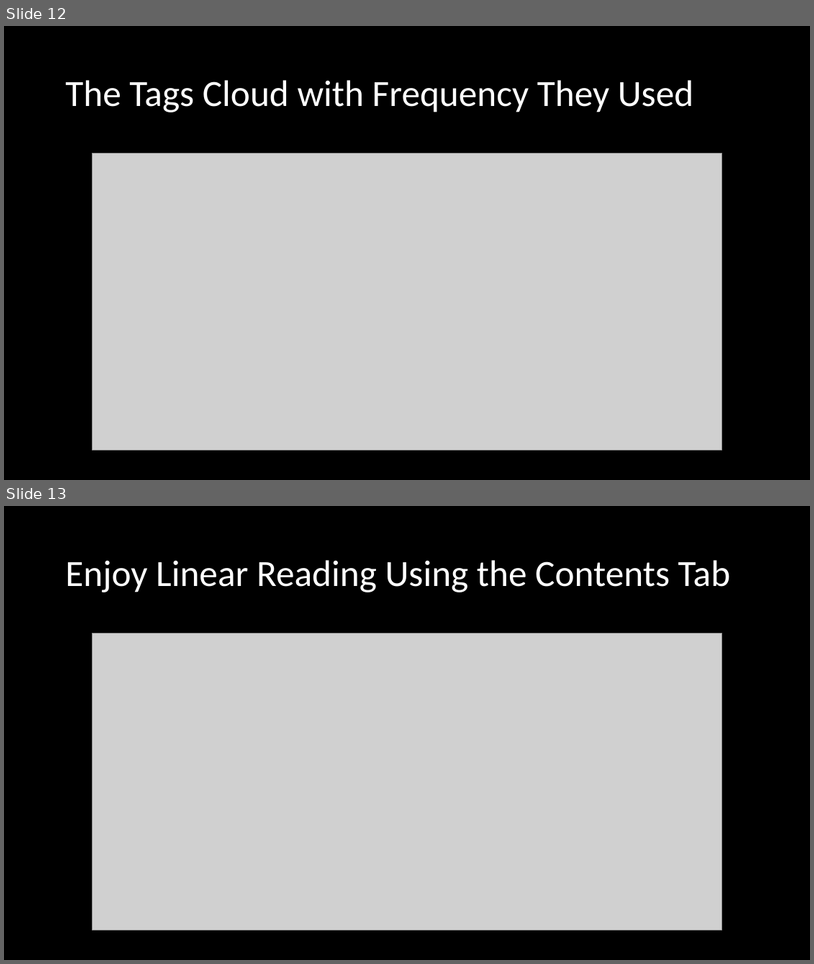
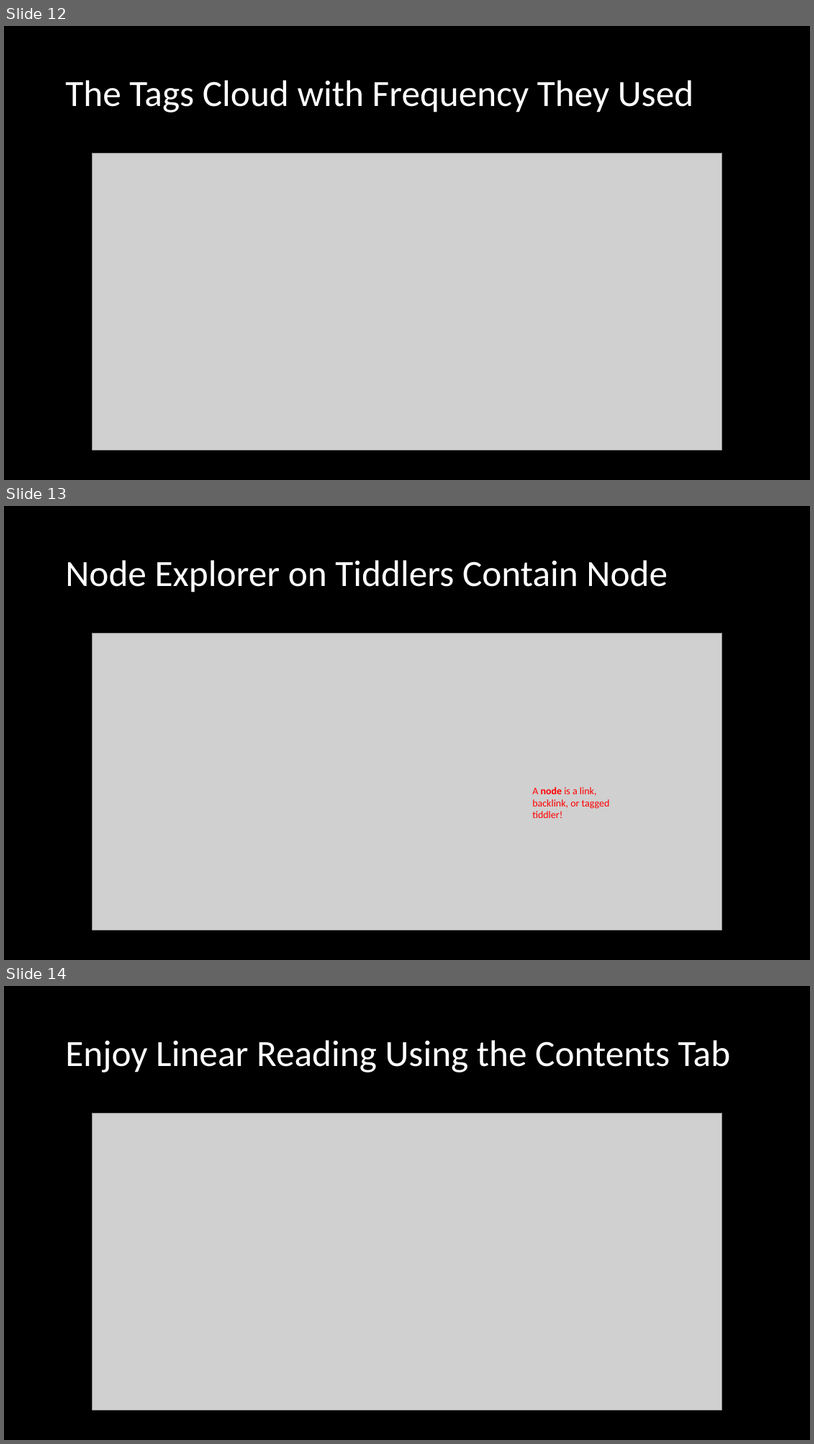
Before and after one commit to kookma/TW-Scripts, a slide deck: tutorial/TW-Scripts.pptx. Shown one above the other, each under a label of ours: slides 12 and 13 before the commit, slides 12, 13 and 14 after it. The pictures are 814x964 and 814x1444 pixels, drawn with LibreOffice and Linux fonts; fonts in the diff are those of the drawing; grey boxes stand for pictures. Boxes give left, top, right and bottom in pixels: in the first picture for what was removed or moved away, otherwise in the second. Text is boxed around its words. In the diff, an @@ line names an element or a change of style, - is before the commit and + after.

```diff
--- a/tutorial/TW-Scripts.pptx
+++ b/tutorial/TW-Scripts.pptx
@@ slide 13 added at (x1=4, y1=506, x2=810, y2=960), background #000000 @@
@@ title added at (x1=65, y1=560, x2=668, y2=592), 44 pt, text #FFFFFF @@
+Node Explorer on Tiddlers Contain Node
@@ picture added at (x1=93, y1=633, x2=723, y2=929) @@
@@ text added at (x1=532, y1=787, x2=610, y2=818), 12 pt, text #FF0000 @@
+A node is a link, backlink, or tagged tiddler!
@@ what was slide 13 is now slide 14 @@
```
Also in this commit, not shown: 1 other file.
